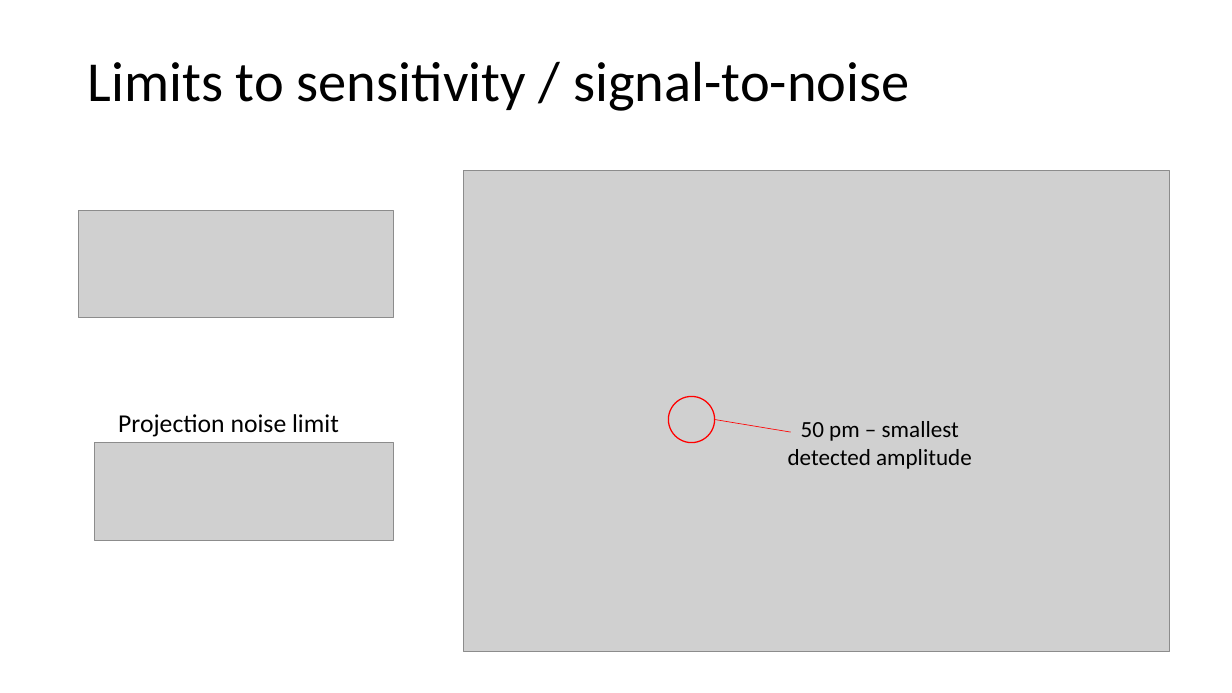
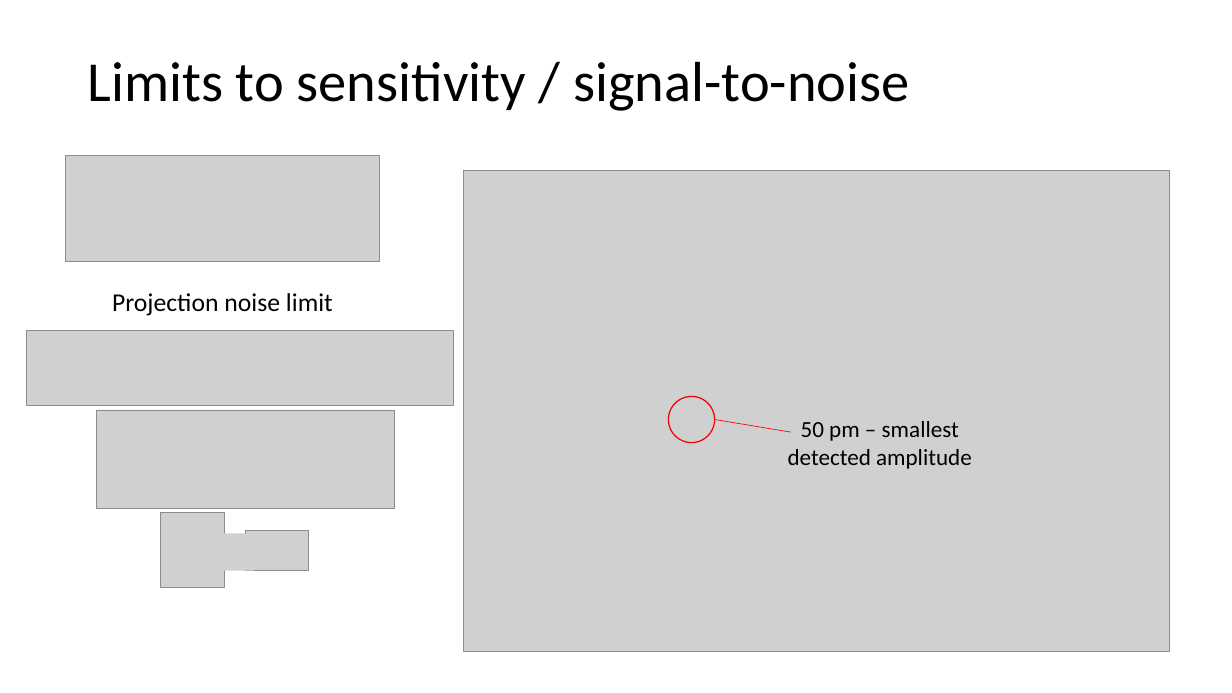
Before and after one commit to kgilmo/amplitude_sensing_paper, a slide deck: slide 7 of amplitude_sensing_penning.pptx (slide 6 before the commit). Drawn at 1232x693 pixels with LibreOffice and Linux fonts; fonts in the diff are those of the drawing; grey boxes stand for pictures. Boxes give left, top, right and bottom in pixels: in the first picture for what was removed or moved away, otherwise in the second. Text is boxed around its words. In the diff, an @@ line names an element or a change of style, - is before the commit and + after.

```diff
--- a/amplitude_sensing_penning.pptx
+++ b/amplitude_sensing_penning.pptx
@@ picture: place and size @@
-picture at bbox=[79, 211, 394, 318]
+picture at bbox=[65, 155, 380, 262]
@@ text "Projection noise limit": place and size @@
-text "Projection noise limit" at bbox=[118, 414, 339, 437]
+text "Projection noise limit" at bbox=[112, 293, 333, 316]
@@ picture added at bbox=[27, 331, 455, 406] @@
@@ picture: place and size @@
-picture at bbox=[95, 443, 394, 541]
+picture at bbox=[96, 410, 395, 508]
@@ picture added at bbox=[161, 513, 225, 588] @@
@@ picture added at bbox=[213, 533, 254, 570] @@
@@ picture added at bbox=[246, 531, 309, 571] @@
```
Also in this commit, not shown: 5 other slides changed, 3 slides added, 8 other files.
